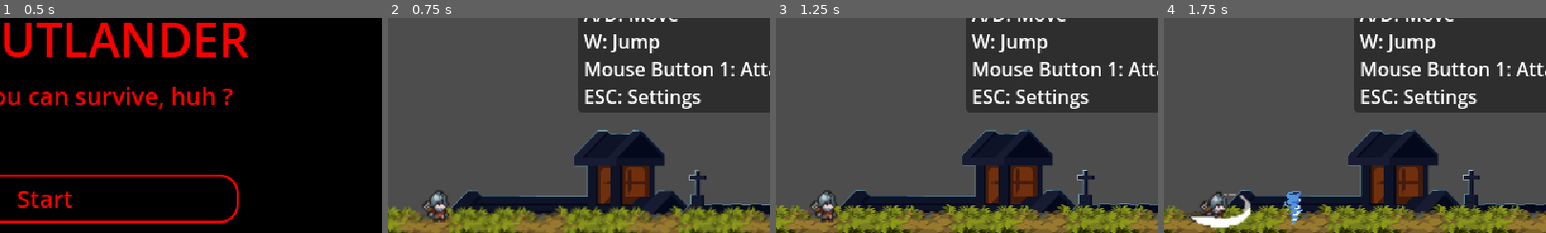
Above: before the commit, frames 1-4 (left to right).
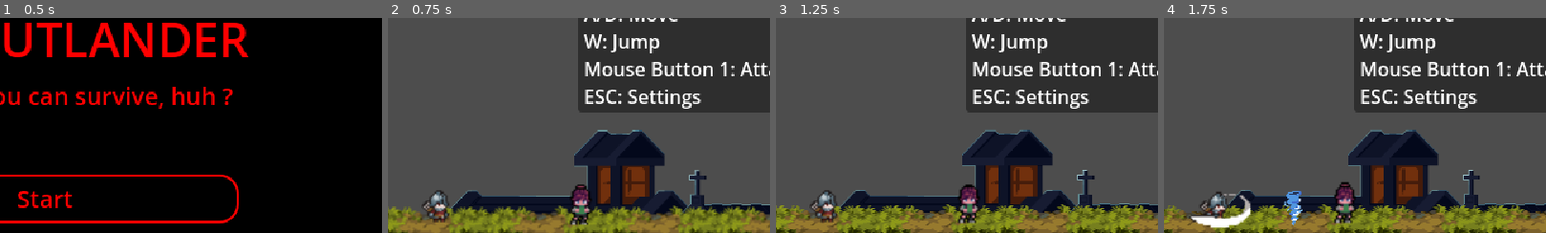
Above: after the commit, the same moments.

Repository: hinatanguyen/The-Outlander
Game: Godot game, scene res://Scene/MainMenu.tscn
Same seed, same stepped clock (60 frames per second), same inputs: the game is played once before the commit and once after it.
Inputs (mouse positions are % of the whole screen's width and height, from its top left):
- Up to frame 1 (0.5 s): no input
- Up to frame 2 (0.75 s): click "Start" at 0.5 s
- Up to frame 3 (1.25 s): no input
- Up to frame 4 (1.75 s): tap Enter at 1.25 s; move the mouse to (72, 45) at 1.27 s; hold D (move_right) from 1.28 s (still down); click (72, 45) at 1.35 s; tap W (jump) at 1.52 s; tap E (interact, bound only after the commit) at 1.55 s
The pictures show only the part of the screen within x 44-94%, y 8-58%; the shares and areas given below are measured in that part.

Frame 1 is identical in both runs. In frame 2, 0.8% of the frame differs, in the area x 47-54%, y 77-97%; in frame 3, 0.8%; in frame 4, 0.8%, in the area x 44-51%, y 76-96%.

Commit message:
npc and some bug fixes

Diff:
--- a/新しいゲームプロジェクト/Scene/level1.tscn
+++ b/新しいゲームプロジェクト/Scene/level1.tscn
@@ -19,6 +19,7 @@
 [ext_resource type="Script" uid="uid://cfjw2ppx50v2g" path="res://Scripts/level_manager.gd" id="18_l4g8e"]
 [ext_resource type="PackedScene" uid="uid://khls41eil850" path="res://Scene/portal.tscn" id="19_7qr5h"]
 [ext_resource type="AudioStream" uid="uid://cnk5v1nkcihgp" path="res://Music/level1_bgm.mp3" id="20_3lspw"]
+[ext_resource type="PackedScene" uid="uid://c5wxn8fvpqkv" path="res://Scene/npc.tscn" id="21_npc"]
 
 [sub_resource type="TileSetAtlasSource" id="TileSetAtlasSource_epypp"]
 texture = ExtResource("2_3lspw")
@@ -1705,6 +1706,10 @@
 position = Vector2(0.6666667, -0.6666667)
 zoom = Vector2(0.5, 0.5)
 
+[node name="NPC" parent="World" instance=ExtResource("21_npc")]
+position = Vector2(-521.6667, 41)
+custom_dialogue_text = ""
+
 [node name="CanvasLayer" type="CanvasLayer" parent="World"]
 
 [node name="HUD" type="CanvasLayer" parent="World/CanvasLayer"]
@@ -1770,6 +1775,7 @@
 position = Vector2(-82, -67)
 script = ExtResource("14_na608")
 enemy_scene = ExtResource("15_b7un4")
+total_spawns_limit = 15
 
 [node name="Marker2D" type="Marker2D" parent="EnemySpawner"]
 position = Vector2(-123, -117)
@@ -1781,6 +1787,7 @@
 position = Vector2(176, -532)
 script = ExtResource("14_na608")
 enemy_scene = ExtResource("15_b7un4")
+total_spawns_limit = 15
 
 [node name="Marker2D" type="Marker2D" parent="EnemySpawner2"]
 position = Vector2(-226, -9)
@@ -1824,6 +1831,7 @@
 [node name="LevelManager" type="Node" parent="." node_paths=PackedStringArray("portal_spawn_marker")]
 script = ExtResource("18_l4g8e")
 next_level_path = "res://Scene/level2.tscn"
+enemies_to_defeat = 15
 portal_scene = ExtResource("19_7qr5h")
 portal_spawn_marker = NodePath("../PortalSpawnPoint")
 
--- a/新しいゲームプロジェクト/Scene/level2.tscn
+++ b/新しいゲームプロジェクト/Scene/level2.tscn
@@ -19,6 +19,7 @@
 [ext_resource type="Script" uid="uid://cfjw2ppx50v2g" path="res://Scripts/level_manager.gd" id="17_lin54"]
 [ext_resource type="PackedScene" uid="uid://khls41eil850" path="res://Scene/portal.tscn" id="18_eepdj"]
 [ext_resource type="AudioStream" uid="uid://c5pi77y1dmvqq" path="res://Music/level2_bgm.mp3" id="19_7ymek"]
+[ext_resource type="PackedScene" uid="uid://bq5v3r48k2np" path="res://Scene/npc2.tscn" id="20_npc2"]
 
 [sub_resource type="TileSetAtlasSource" id="TileSetAtlasSource_hp87d"]
 texture = ExtResource("2_7ymek")
@@ -726,10 +727,14 @@
 Mouse Button 1: Attack
 ESC: Settings"
 
+[node name="NPC" parent="World" instance=ExtResource("20_npc2")]
+position = Vector2(-425, 38.333332)
+
 [node name="EnemySpawner" type="Node2D" parent="." groups=["spawners"]]
 position = Vector2(574, -233)
 script = ExtResource("14_w42yd")
 enemy_scene = ExtResource("15_v3n06")
+total_spawns_limit = 20
 
 [node name="Marker2D" type="Marker2D" parent="EnemySpawner"]
 position = Vector2(-123, -117)
@@ -741,6 +746,7 @@
 position = Vector2(-47, -536)
 script = ExtResource("14_w42yd")
 enemy_scene = ExtResource("15_v3n06")
+total_spawns_limit = 20
 
 [node name="Marker2D" type="Marker2D" parent="EnemySpawner2"]
 position = Vector2(-226, -9)
--- /dev/null
+++ b/新しいゲームプロジェクト/Scene/npc.tscn
@@ -0,0 +1,103 @@
+[gd_scene load_steps=10 format=3 uid="uid://c5wxn8fvpqkv"]
+
+[ext_resource type="Script" uid="uid://bp8jh0lnuk16o" path="res://Scripts/npc.gd" id="1_npc"]
+[ext_resource type="Texture2D" uid="uid://dfh04h1qwu5g" path="res://Character/NPC/Idle/Idle.png" id="2_idle"]
+
+[sub_resource type="AtlasTexture" id="AtlasTexture_frame1"]
+atlas = ExtResource("2_idle")
+region = Rect2(0, 10, 48, 55)
+
+[sub_resource type="AtlasTexture" id="AtlasTexture_frame2"]
+atlas = ExtResource("2_idle")
+region = Rect2(96, 10, 48, 55)
+
+[sub_resource type="AtlasTexture" id="AtlasTexture_frame3"]
+atlas = ExtResource("2_idle")
+region = Rect2(192, 10, 48, 55)
+
+[sub_resource type="AtlasTexture" id="AtlasTexture_frame4"]
+atlas = ExtResource("2_idle")
+region = Rect2(288, 10, 48, 55)
+
+[sub_resource type="SpriteFrames" id="SpriteFrames_npc"]
+animations = [{
+"frames": [{
+"duration": 0.4,
+"texture": SubResource("AtlasTexture_frame1")
+}, {
+"duration": 0.4,
+"texture": SubResource("AtlasTexture_frame2")
+}, {
+"duration": 0.4,
+"texture": SubResource("AtlasTexture_frame3")
+}, {
+"duration": 0.4,
+"texture": SubResource("AtlasTexture_frame4")
+}],
+"loop": true,
+"name": &"idle",
+"speed": 1.0
+}]
+
+[sub_resource type="RectangleShape2D" id="RectangleShape2D_interact"]
+size = Vector2(60, 60)
+
+[sub_resource type="StyleBoxFlat" id="PanelStyleBox_dialogue"]
+bg_color = Color(1, 1, 1, 1)
+border_width_left = 2
+border_width_top = 2
+border_width_right = 2
+border_width_bottom = 2
+border_color = Color(0, 0, 0, 1)
+corner_radius_top_left = 4
+corner_radius_top_right = 4
+corner_radius_bottom_right = 4
+corner_radius_bottom_left = 4
+
+[node name="NPC" type="CharacterBody2D"]
+script = ExtResource("1_npc")
+
+[node name="AnimatedSprite2D" type="AnimatedSprite2D" parent="."]
+position = Vector2(-0.99999994, 5)
+scale = Vector2(1.0102084, 0.98)
+sprite_frames = SubResource("SpriteFrames_npc")
+animation = &"idle"
+autoplay = "idle"
+
+[node name="InteractionArea" type="Area2D" parent="."]
+collision_layer = 0
+collision_mask = 2
+
+[node name="CollisionShape2D" type="CollisionShape2D" parent="InteractionArea"]
+shape = SubResource("RectangleShape2D_interact")
+
+[node name="DialogueBubble" type="Panel" parent="."]
+offset_left = -85.0
+offset_top = -77.0
+offset_right = 83.0
+offset_bottom = -38.0
+mouse_filter = 2
+theme_override_styles/panel = SubResource("PanelStyleBox_dialogue")
+
+[node name="Label" type="Label" parent="DialogueBubble"]
+modulate = Color(0, 0, 0, 1)
+layout_mode = 1
+offset_left = 3.0
+offset_top = 2.0
+offset_right = 172.0
+offset_bottom = 67.0
+theme_override_font_sizes/font_size = 10
+text = "Hello adventurer, please defeat
+the orcs to reach the next level.
+
+"
+text_overrun_behavior = 3
+
+[node name="PromptLabel" type="Label" parent="."]
+offset_left = -40.0
+offset_top = -56.0
+offset_right = 45.0
+offset_bottom = -33.0
+text = "[E] Interact"
+horizontal_alignment = 1
+vertical_alignment = 1
--- /dev/null
+++ b/新しいゲームプロジェクト/Scene/npc2.tscn
@@ -0,0 +1,103 @@
+[gd_scene load_steps=10 format=3 uid="uid://bq5v3r48k2np"]
+
+[ext_resource type="Script" uid="uid://bp8jh0lnuk16o" path="res://Scripts/npc.gd" id="1_npc"]
+[ext_resource type="Texture2D" uid="uid://dfh04h1qwu5g" path="res://Character/NPC/Idle/Idle.png" id="2_idle"]
+
+[sub_resource type="AtlasTexture" id="AtlasTexture_frame1"]
+atlas = ExtResource("2_idle")
+region = Rect2(0, 10, 48, 55)
+
+[sub_resource type="AtlasTexture" id="AtlasTexture_frame2"]
+atlas = ExtResource("2_idle")
+region = Rect2(96, 10, 48, 55)
+
+[sub_resource type="AtlasTexture" id="AtlasTexture_frame3"]
+atlas = ExtResource("2_idle")
+region = Rect2(192, 10, 48, 55)
+
+[sub_resource type="AtlasTexture" id="AtlasTexture_frame4"]
+atlas = ExtResource("2_idle")
+region = Rect2(288, 10, 48, 55)
+
+[sub_resource type="SpriteFrames" id="SpriteFrames_npc"]
+animations = [{
+"frames": [{
+"duration": 0.4,
+"texture": SubResource("AtlasTexture_frame1")
+}, {
+"duration": 0.4,
+"texture": SubResource("AtlasTexture_frame2")
+}, {
+"duration": 0.4,
+"texture": SubResource("AtlasTexture_frame3")
+}, {
+"duration": 0.4,
+"texture": SubResource("AtlasTexture_frame4")
+}],
+"loop": true,
+"name": &"idle",
+"speed": 1.0
+}]
+
+[sub_resource type="RectangleShape2D" id="RectangleShape2D_interact"]
+size = Vector2(60, 60)
+
+[sub_resource type="StyleBoxFlat" id="PanelStyleBox_dialogue"]
+bg_color = Color(1, 1, 1, 1)
+border_width_left = 2
+border_width_top = 2
+border_width_right = 2
+border_width_bottom = 2
+border_color = Color(0, 0, 0, 1)
+corner_radius_top_left = 4
+corner_radius_top_right = 4
+corner_radius_bottom_right = 4
+corner_radius_bottom_left = 4
+
+[node name="NPC" type="CharacterBody2D"]
+script = ExtResource("1_npc")
+custom_dialogue_text = "You're almost there, brave adventurer!
+Defeat the remaining orcs to reach the end."
+
+[node name="AnimatedSprite2D" type="AnimatedSprite2D" parent="."]
+position = Vector2(-0.99999994, 5)
+scale = Vector2(1.0102084, 0.98)
+sprite_frames = SubResource("SpriteFrames_npc")
+animation = &"idle"
+autoplay = "idle"
+
+[node name="InteractionArea" type="Area2D" parent="."]
+collision_layer = 0
+collision_mask = 2
+
+[node name="CollisionShape2D" type="CollisionShape2D" parent="InteractionArea"]
+shape = SubResource("RectangleShape2D_interact")
+
+[node name="DialogueBubble" type="Panel" parent="."]
+offset_left = -111.0
+offset_top = -88.0
+offset_right = 108.0
+offset_bottom = -39.0
+mouse_filter = 2
+theme_override_styles/panel = SubResource("PanelStyleBox_dialogue")
+
+[node name="Label" type="Label" parent="DialogueBubble"]
+modulate = Color(0, 0, 0, 1)
+layout_mode = 1
+offset_left = 4.0
+offset_top = 4.0
+offset_right = 218.0
+offset_bottom = 69.0
+theme_override_font_sizes/font_size = 10
+text = "You're almost there, brave adventurer!
+Defeat the remaining orcs to reach the end."
+text_overrun_behavior = 3
+
+[node name="PromptLabel" type="Label" parent="."]
+offset_left = -40.0
+offset_top = -56.0
+offset_right = 45.0
+offset_bottom = -33.0
+text = "[E] Interact"
+horizontal_alignment = 1
+vertical_alignment = 1
--- a/新しいゲームプロジェクト/Scripts/game_over.gd
+++ b/新しいゲームプロジェクト/Scripts/game_over.gd
@@ -1,4 +1,10 @@
 extends Control
+
+func _ready():
+	# Show mouse cursor on game over
+	Input.set_mouse_mode(Input.MOUSE_MODE_VISIBLE)
+	# Make sure game is not paused
+	get_tree().paused = false
 
 # リスタートボタンが押されたときの処理
 func _on_restart_button_pressed():
--- /dev/null
+++ b/新しいゲームプロジェクト/Scripts/npc.gd
@@ -0,0 +1,121 @@
+extends CharacterBody2D
+
+var player = null
+var player_in_range = false
+var dialogue_active = false
+var dialogue_timer = 0.0
+
+var dialogue_bubble = null
+var dialogue_label = null
+var prompt_label = null
+
+const INTERACTION_RANGE = 150.0
+const DEFAULT_DIALOGUE_TEXT = "Hello adventurer, please defeat\nthe orcs to reach the next level."
+const DIALOGUE_DURATION = 6.0
+
+# Export variable to allow custom dialogue per level
+@export var custom_dialogue_text: String = ""
+
+func _ready():
+	print("=== NPC Script Starting ===")
+
+	# Find UI elements by exact path
+	dialogue_bubble = get_node_or_null("DialogueBubble")
+	prompt_label = get_node_or_null("PromptLabel")
+
+	if dialogue_bubble:
+		dialogue_label = dialogue_bubble.get_node_or_null("Label")
+		print("Found DialogueBubble")
+		if dialogue_label:
+			print("Found DialogueBubble/Label")
+		dialogue_bubble.visible = false
+	else:
+		print("ERROR: DialogueBubble not found!")
+
+	if prompt_label:
+		print("Found PromptLabel")
+		prompt_label.visible = false
+	else:
+		print("ERROR: PromptLabel not found!")
+
+	# Find player
+	var players = get_tree().get_nodes_in_group("player")
+	if players.size() > 0:
+		player = players[0]
+		print("Found player: ", player.name, " at position ", player.global_position)
+	else:
+		print("ERROR: No player found in 'player' group!")
+
+	# Verify interact action
+	if InputMap.has_action("interact"):
+		print("'interact' action found in InputMap")
+	else:
+		print("WARNING: 'interact' action NOT in InputMap")
+
+	add_to_group("npc")
+	print("NPC ready. Position: ", global_position)
+	print("=== NPC Script Ready ===\n")
+
+func _process(delta):
+	if player == null:
+		return
+
+	var distance = global_position.distance_to(player.global_position)
+	player_in_range = distance < INTERACTION_RANGE
+
+	# Show/hide prompt
+	if prompt_label:
+		if player_in_range and not dialogue_active:
+			prompt_label.visible = true
+		else:
+			prompt_label.visible = false
+
+	# Auto-close dialogue after 9 seconds
+	if dialogue_active:
+		dialogue_timer += delta
+		if dialogue_timer >= DIALOGUE_DURATION:
+			hide_dialogue_box()
+
+	# Check E key
+	if player_in_range:
+		if InputMap.has_action("interact") and Input.is_action_just_pressed("interact"):
+			print("E pressed via 'interact' action!")
+			if not dialogue_active:
+				show_dialogue_box()
+			else:
+				hide_dialogue_box()
+
+	# Close dialogue with ESC
+	if dialogue_active and Input.is_action_just_pressed("ui_cancel"):
+		print("ESC pressed - closing dialogue")
+		hide_dialogue_box()
+
+func _unhandled_input(event):
+	# Handle ESC in unhandled input to catch it after pause menu
+	if dialogue_active and event.is_action_pressed("ui_cancel"):
+		print("ESC detected in unhandled_input")
+		hide_dialogue_box()
+		get_tree().root.set_input_as_handled()
+
+func show_dialogue_box():
+	print("Showing dialogue box...")
+	dialogue_active = true
+	dialogue_timer = 0.0  # Reset timer when showing
+
+	if dialogue_bubble and dialogue_label:
+		# Use custom text if set, otherwise use default
+		var text_to_show = custom_dialogue_text if custom_dialogue_text != "" else DEFAULT_DIALOGUE_TEXT
+		dialogue_label.text = text_to_show
+		dialogue_bubble.visible = true
+		print("Dialogue box shown with text: ", text_to_show)
+		print("Will auto-close in ", DIALOGUE_DURATION, " seconds")
+	else:
+		print("ERROR: Cannot show dialogue - bubble or label is null!")
+
+func hide_dialogue_box():
+	print("Hiding dialogue box...")
+	dialogue_active = false
+
+	if dialogue_bubble:
+		dialogue_bubble.visible = false
+		print("Dialogue box hidden!")
--- a/新しいゲームプロジェクト/Scripts/pause_menu.gd
+++ b/新しいゲームプロジェクト/Scripts/pause_menu.gd
@@ -29,7 +29,17 @@
 
 func _input(event):
 	if event.is_action_pressed("ui_cancel"):
-		toggle_pause()
+		# Check if any NPC dialogue is active
+		var npcs = get_tree().get_nodes_in_group("npc")
+		var dialogue_active = false
+		for npc in npcs:
+			if npc.has_meta("dialogue_active") or (npc.get("dialogue_active") != null and npc.dialogue_active):
+				dialogue_active = true
+				break
+
+		# Only toggle pause if no dialogue is active
+		if not dialogue_active:
+			toggle_pause()
 
 func toggle_pause():
 	var new_pause_state = !get_tree().paused
--- a/新しいゲームプロジェクト/Scripts/player.gd
+++ b/新しいゲームプロジェクト/Scripts/player.gd
@@ -22,11 +22,16 @@
 var is_hurt = false
 var is_dead = false
 var health = 100
+var knockback_duration = 0.4  # How long knockback lasts (in seconds)
+var knockback_timer = 0.0  # Current knockback timer
 
 # 回復システム用の変数
 var time_since_last_damage = 0.0
 var time_since_last_regen = 0.0
 var is_regenerating = false
+
+func _ready():
+	add_to_group("player")
 
 func _physics_process(delta):
 	if is_dead: return
@@ -36,6 +41,9 @@
 
 	# ダメージ中
 	if is_hurt:
+		knockback_timer -= delta
+		if knockback_timer <= 0:
+			velocity.x = 0  # Stop knockback sliding
 		if not is_on_floor():
 			velocity.y += gravity * delta
 		move_and_slide()
@@ -128,6 +136,7 @@
 		die()
 	else:
 		is_hurt = true
+		knockback_timer = knockback_duration  # Start knockback timer
 
 		# ノックバック
 		if anim.flip_h == false:
--- a/新しいゲームプロジェクト/project.godot
+++ b/新しいゲームプロジェクト/project.godot
@@ -57,6 +57,11 @@
 "events": [Object(InputEventKey,"resource_local_to_scene":false,"resource_name":"","device":0,"window_id":0,"alt_presse …(189 unchanged characters)…
 ]
 }
+interact={
+"deadzone": 0.2,
+"events": [Object(InputEventKey,"resource_local_to_scene":false,"resource_name":"","device":-1,"window_id":0,"alt_pressed":false,"shift_pressed":false,"ctrl_pressed":false,"meta_pressed":false,"pressed":false,"keycode":0,"physical_keycode":69,"key_label":0,"unicode":101,"location":0,"echo":false,"script":null)
+]
+}
 
 [layer_names]
 
Binary file added: 新しいゲームプロジェクト/Character/NPC/Idle/Idle-Single.png
Not shown, added: 新しいゲームプロジェクト/Character/NPC/Idle/Idle-Single.png.import
Binary file added: 新しいゲームプロジェクト/Character/NPC/Idle/Idle.png
Not shown, added: 新しいゲームプロジェクト/Character/NPC/Idle/Idle.png.import
Binary file added: 新しいゲームプロジェクト/Character/NPC/Idle/Idle_Down.png
Not shown, added: 新しいゲームプロジェクト/Character/NPC/Idle/Idle_Down.png.import
Binary file added: 新しいゲームプロジェクト/Character/NPC/Idle/Idle_Left_Down.png
Not shown, added: 新しいゲームプロジェクト/Character/NPC/Idle/Idle_Left_Down.png.import
Binary file added: 新しいゲームプロジェクト/Character/NPC/Idle/Idle_Left_Up.png
Not shown, added: 新しいゲームプロジェクト/Character/NPC/Idle/Idle_Left_Up.png.import
Binary file added: 新しいゲームプロジェクト/Character/NPC/Idle/Idle_Right_Down.png
Not shown, added: 新しいゲームプロジェクト/Character/NPC/Idle/Idle_Right_Down.png.import
(and 7 more such lines)
